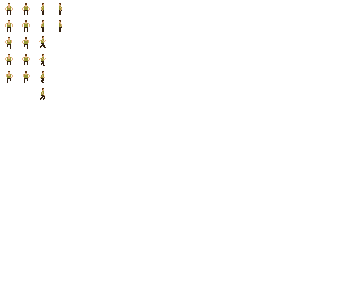
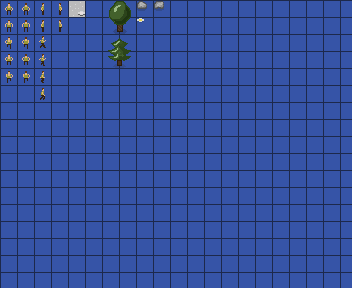
The second 352x288 image is a revision of the first. Changes to its layers:
renamed "Слой 3" to "Layer 9", painted on it over [5, 1, 164, 100]
showed group "bg" (2 layers) over [0, 0, 352, 288]
